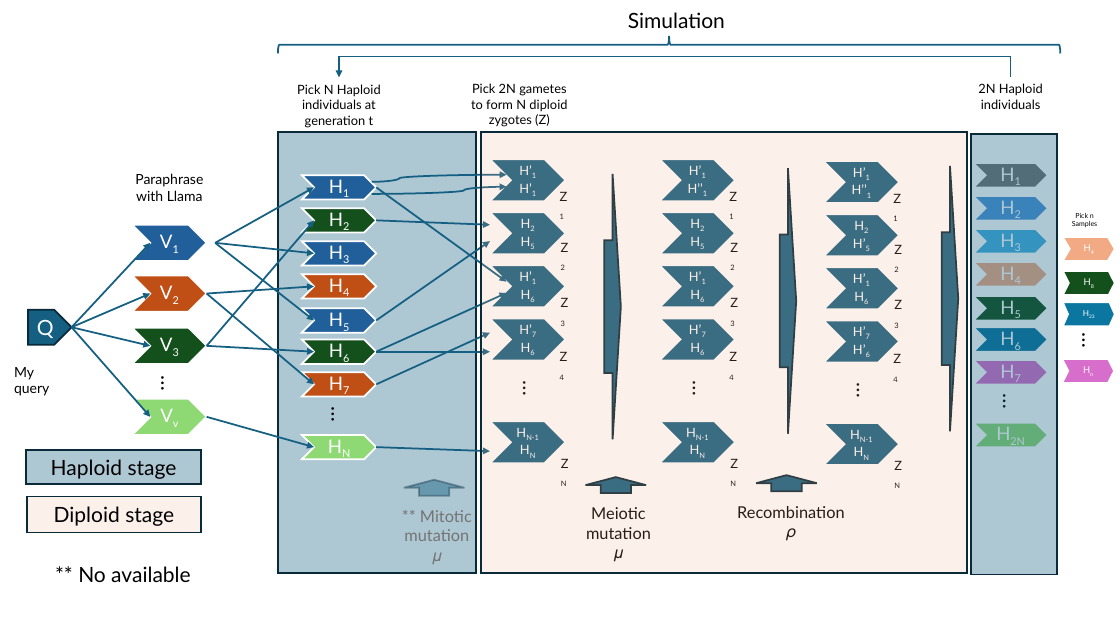
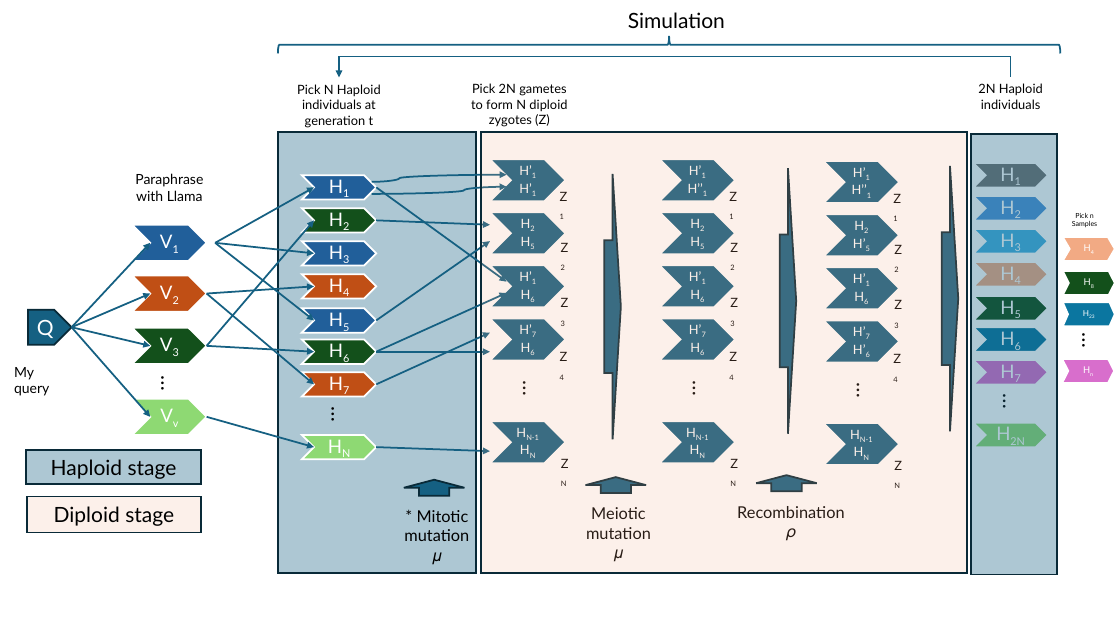
Before and after one commit to Paulonvnv/Hopeful_Monsters, a slide deck: slide 2 of Writing_tool_scheme.pptx. Drawn at 1120x630 pixels with LibreOffice and Linux fonts; fonts in the diff are those of the drawing. Boxes give left, top, right and bottom in pixels: in the first picture for what was removed or moved away, otherwise in the second. Text is boxed around its words. In the diff, an @@ line names an element or a change of style, - is before the commit and + after.

Commit message:
update slides

```diff
--- a/Writing_tool_scheme.pptx
+++ b/Writing_tool_scheme.pptx
@@ up arrow at (404,480,465,496): fill #156082 at 45% opacity to #156082 @@
@@ text at (404,510,469,541): text changed; text colour #747474 to #000000 @@
-** Mitotic mutation
+* Mitotic mutation
@@ text removed at (78,566,190,582) @@
-** No available
@@ text at (432,552,441,565): text colour #747474 to #000000 in "𝜇" @@
```
Also in this commit, not shown: 1 other file.
